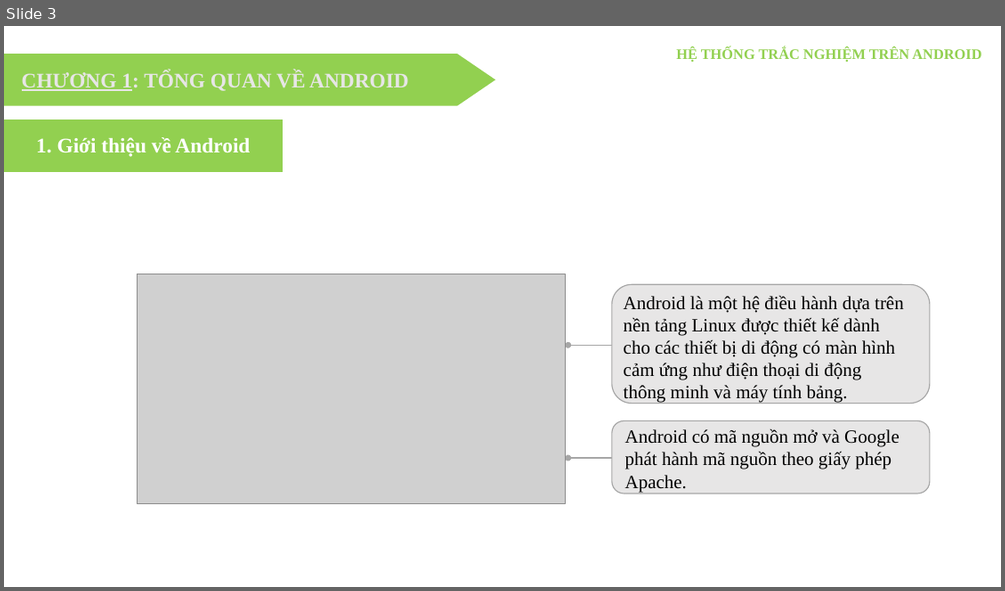
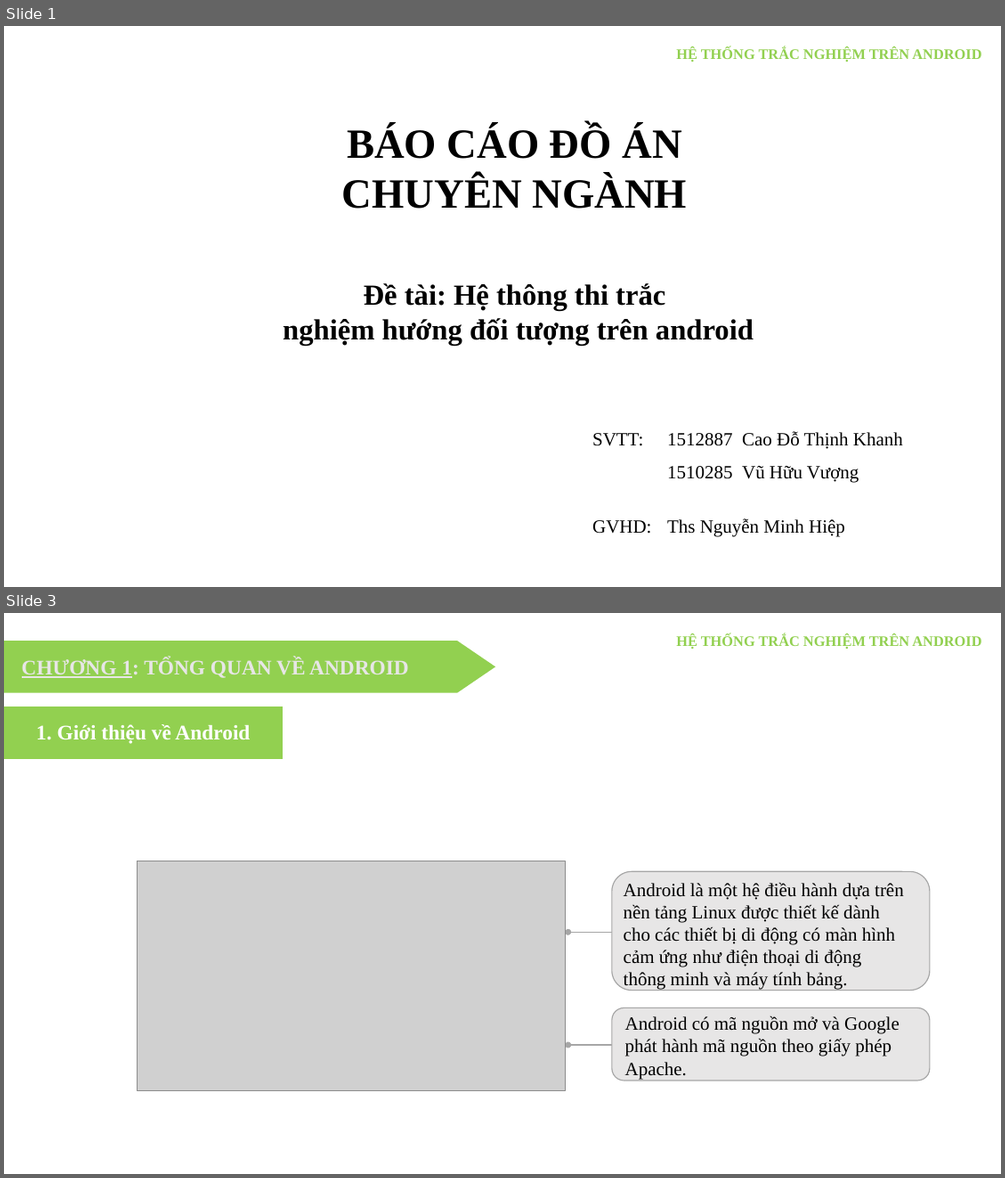
Before and after one commit to khanhcdt17/DoAnCoSo, a slide deck: WP.pptx. Shown one above the other, each under a label of ours: slide 3 before the commit, slides 1 and 3 after it; the slides between them are not shown. The pictures are 1005x591 and 1005x1178 pixels, drawn with LibreOffice and Linux fonts; fonts in the diff are those of the drawing; grey boxes stand for pictures; background and template pictures are left out. Boxes give left, top, right and bottom in pixels: in the first picture for what was removed or moved away, otherwise in the second. Text is boxed around its words. In the diff, an @@ line names an element or a change of style, - is before the commit and + after.

```diff
--- a/WP.pptx
+++ b/WP.pptx
@@ slide 1 added at [4, 26, 1001, 587], background picture (left out) @@
@@ text added at [676, 47, 981, 62], 14 pt, text #92D050, bold @@
+HỆ THỐNG TRẮC NGHIỆM TRÊN ANDROID
@@ text added at [342, 126, 686, 208], 40 pt, text #000000, bold @@
+BÁO CÁO ĐỒ ÁN CHUYÊN NGÀNH
@@ text added at [283, 283, 753, 346], 28 pt, text #000000, bold @@
+Đề tài: Hệ thông thi trắc
+nghiệm hướng đối tượng trên android
@@ text added at [592, 431, 903, 449], 18 pt, text #000000 @@
+SVTT: 1512887 Cao Đỗ Thịnh Khanh
@@ text added at [667, 466, 859, 482], 18 pt, text #000000 @@
+1510285 Vũ Hữu Vượng
@@ text added at [592, 518, 845, 537], 18 pt, text #000000 @@
+GVHD: Ths Nguyễn Minh Hiệp
```
Also in this commit, not shown: 6 slides changed, 1 other slide added, 1 slide removed, 53 other files.
